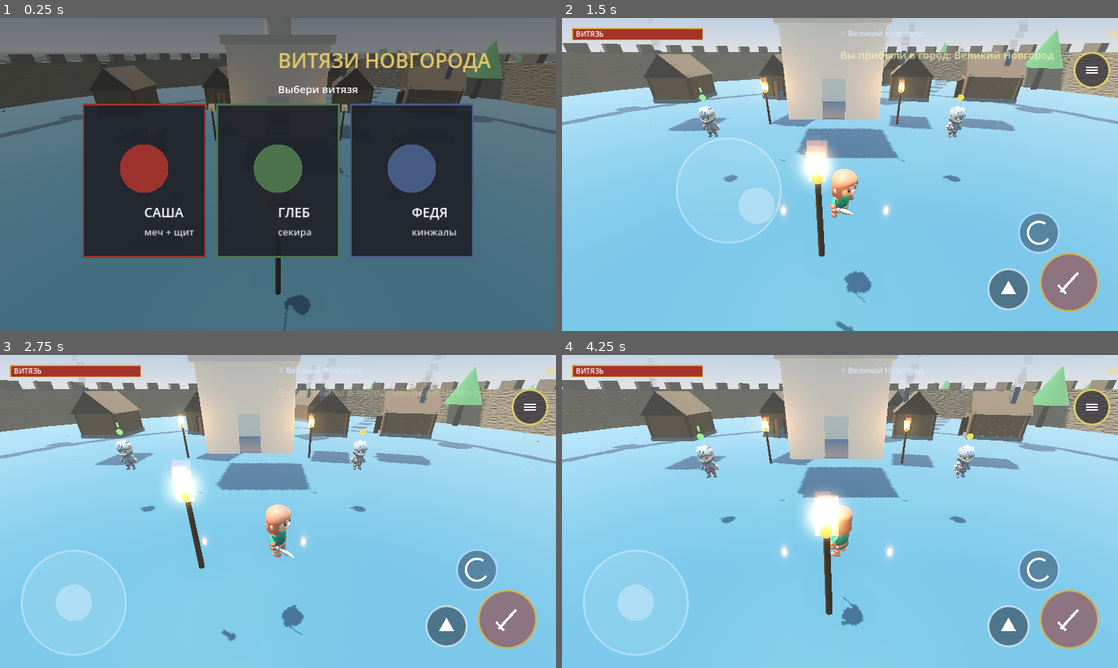
Above: before the commit, frames 1-4 (two rows, left to right).
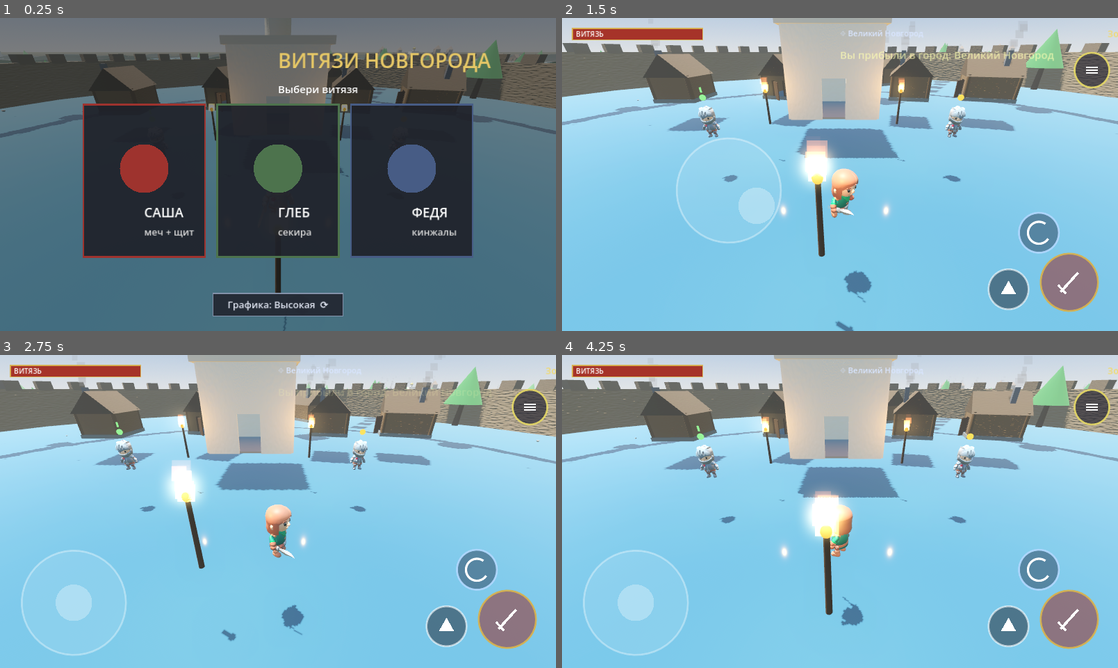
Above: after the commit, the same moments.

Repository: crucian1812-a11y/ar
Game: Godot game, scene res://Main.tscn
Same seed, same stepped clock (60 frames per second), same inputs: the game is played once before the commit and once after it.
Inputs (mouse positions are in pixels of both pictures, inside the frame that each line leads up to):
- Up to frame 1 (0.25 s): no input
- Up to frame 2 (1.5 s): move the mouse to (962, 158) at 0.52 s; click (962, 158) at 0.67 s; drag from (728, 190) to (812, 237) at 1.27 s
- Up to frame 3 (2.75 s): move the mouse to (333, 442) at 2.02 s; click (333, 442) at 2.17 s
- Up to frame 4 (4.25 s): drag from (812, 574) to (673, 464) at 2.77 s; move the mouse to (1006, 558) at 3.52 s; click (1006, 558) at 3.67 s

The runs differ from the first frame. In frame 1, 1.9% of the frame differs, in the area x 0-100%, y 5-96%; in frame 2, 0.7%; in frame 3, 0.7%; in frame 4, 0.7%.

Commit message:
vityazi3d: richer audio (buses, footsteps, adaptive music) and a graphics quality toggle
Audio:
- Master -> Music/Sfx buses with a light reverb send on Sfx for a sense
  of space.
- Surface-aware footsteps (grass/stone/dirt) timed to the run cadence.
- Adaptive music: calm exploration, tense combat, and war-drum horde
  themes cross-fade by situation (near enemies -> combat, near
  Сарай-Бату -> horde).

Performance / quality:
- Graphics toggle on the menu (Высокая/Низкая), persisted to
  user://settings.cfg. Low drops 3D render scale to 0.7, disables MSAA,
  glow and sun shadows — the main FPS lever for weak GPUs like the
  Adreno 610 (Redmi Pad SE). High uses full scale, 2x MSAA, glow, shadows.

Co-Authored-By: Claude Opus 4.8 <noreply@anthropic.com>
Claude-Session: https://claude.ai/code/session_01Ybzc4D61QXnypTQH2Ro8uP

Diff:
--- a/vityazi3d/Main.gd
+++ b/vityazi3d/Main.gd
@@ -61,6 +61,11 @@
 var boss_defeated := false
 var near_npc = null
 var current_region := ""
+var mood_t := 0.0
+
+# video quality (render scale etc.), persisted to user://settings.cfg
+const SETTINGS_PATH := "user://settings.cfg"
+var quality := "high"
 
 # day/night
 var sky_mat: ProceduralSkyMaterial
@@ -119,11 +124,45 @@
 	_build_saray_structures()
 	_spawn_player()
 	_setup_ui()
+	_load_settings()
+	_apply_quality()
 	state = "menu"
 	controls.state = 0
 
 	if "--selftest" in OS.get_cmdline_user_args():
 		_run_selftest()
+
+func _load_settings() -> void:
+	var cf := ConfigFile.new()
+	if cf.load(SETTINGS_PATH) == OK:
+		quality = str(cf.get_value("video", "quality", "high"))
+
+func _save_settings() -> void:
+	var cf := ConfigFile.new()
+	cf.set_value("video", "quality", quality)
+	cf.save(SETTINGS_PATH)
+
+func _apply_quality() -> void:
+	var vp := get_viewport()
+	if quality == "low":
+		vp.scaling_3d_mode = Viewport.SCALING_3D_MODE_BILINEAR
+		vp.scaling_3d_scale = 0.7
+		vp.msaa_3d = Viewport.MSAA_DISABLED
+		if env: env.glow_enabled = false
+		if sun: sun.shadow_enabled = false
+	else:
+		vp.scaling_3d_mode = Viewport.SCALING_3D_MODE_BILINEAR
+		vp.scaling_3d_scale = 1.0
+		vp.msaa_3d = Viewport.MSAA_2X
+		if env: env.glow_enabled = true
+		if sun: sun.shadow_enabled = true
+	if controls:
+		controls.quality_label = "Графика: " + ("Низкая" if quality == "low" else "Высокая")
+
+func toggle_quality() -> void:
+	quality = "high" if quality == "low" else "low"
+	_apply_quality()
+	_save_settings()
 
 func _build_flat_zones() -> void:
 	flat_zones.clear()
@@ -1040,6 +1079,8 @@
 	pickups_base = 0
 	state = "play"
 	controls.state = 1
+	mood_t = 0.0
+	Sfx.set_mood("calm")
 	_rebuild_saray_barrier()
 	_spawn_world_enemies()
 	_spawn_pickups()
@@ -1215,6 +1256,8 @@
 
 	match state:
 		"menu":
+			if controls.consume_quality():
+				toggle_quality()
 			var c: int = controls.consume_chosen()
 			if c >= 0:
 				start_game(c)
@@ -1222,6 +1265,7 @@
 			_update_interaction()
 			_update_region()
 			_update_saray()
+			_update_mood(delta)
 			if player.hp <= 0.0:
 				_game_over()
 				return
@@ -1287,6 +1331,32 @@
 			show_toast("Вы прибыли в город: " + rname)
 	controls.region = current_region
 
+func surface_at(pos: Vector3) -> String:
+	for c in cities:
+		if Vector2(pos.x - c["pos"].x, pos.z - c["pos"].z).length() < 42.0:
+			return "stone"
+	for vc in village_centers:
+		if Vector2(pos.x - vc.x, pos.z - vc.z).length() < 14.0:
+			return "dirt"
+	if Vector2(pos.x - SARAY_POS.x, pos.z - SARAY_POS.z).length() < 45.0:
+		return "dirt"
+	return "grass"
+
+func _update_mood(delta: float) -> void:
+	mood_t -= delta
+	if mood_t > 0.0:
+		return
+	mood_t = 0.3
+	var mood := "calm"
+	if player.global_position.distance_to(SARAY_POS) < 115.0:
+		mood = "horde"
+	else:
+		for e in get_tree().get_nodes_in_group("enemy"):
+			if e.global_position.distance_to(player.global_position) < 26.0:
+				mood = "combat"
+				break
+	Sfx.set_mood(mood)
+
 func _update_saray() -> void:
 	if saray_unlocked:
 		return
--- a/vityazi3d/Player.gd
+++ b/vityazi3d/Player.gd
@@ -80,6 +80,7 @@
 var attack_cd := 0.0
 var anim_lock := 0.0
 var hurt_t := 0.0
+var step_t := 0.0
 
 const HIDE_KEYS := ["Sword", "Axe", "Shield", "Crossbow", "Knife", "Throwable",
 	"Mug", "Offhand", "Badge", "Spike", "Rectangle", "Round", "Bow", "Cape"]
@@ -360,6 +361,17 @@
 	move_and_slide()
 	if dust:
 		dust.emitting = (moving or dodge_t > 0.0) and is_on_floor()
+	# footsteps timed to the run cadence
+	if moving and is_on_floor() and dodge_t <= 0.0:
+		step_t -= delta
+		if step_t <= 0.0:
+			step_t = 0.34
+			var surf := "grass"
+			if main and main.has_method("surface_at"):
+				surf = main.surface_at(global_position)
+			Sfx.step(surf)
+	else:
+		step_t = 0.0
 	_update_anim(moving)
 	_update_camera()
 
--- a/vityazi3d/Sound.gd
+++ b/vityazi3d/Sound.gd
@@ -5,7 +5,17 @@
 
 var _players: Array[AudioStreamPlayer] = []
 var _next := 0
-var _music: AudioStreamPlayer
+
+# adaptive music: two players cross-faded between mood themes
+var _music_a: AudioStreamPlayer
+var _music_b: AudioStreamPlayer
+var _music_on_a := true
+var _mood := "calm"
+var _theme_calm: AudioStreamWAV
+var _theme_combat: AudioStreamWAV
+var _theme_horde: AudioStreamWAV
+const MUSIC_DB := -13.0
+var _fade := 1.0          # 0..1 crossfade progress
 
 var _swing: AudioStreamWAV
 var _hit: AudioStreamWAV
@@ -16,17 +26,19 @@
 var _buy: AudioStreamWAV
 var _quest: AudioStreamWAV
 var _bow: AudioStreamWAV
+var _step_grass: AudioStreamWAV
+var _step_stone: AudioStreamWAV
+var _step_dirt: AudioStreamWAV
 
 func _ready() -> void:
-	for i in range(8):
+	_setup_buses()
+	for i in range(10):
 		var p := AudioStreamPlayer.new()
-		p.bus = "Master"
+		p.bus = "Sfx"
 		add_child(p)
 		_players.append(p)
-	_music = AudioStreamPlayer.new()
-	_music.bus = "Master"
-	_music.volume_db = -13.0
-	add_child(_music)
+	_music_a = AudioStreamPlayer.new(); _music_a.bus = "Music"; add_child(_music_a)
+	_music_b = AudioStreamPlayer.new(); _music_b.bus = "Music"; add_child(_music_b)
 
 	_swing = _whoosh(0.16, 1700.0, 700.0, 0.32)
 	_hit = _clang(0.22, 0.6)
@@ -37,9 +49,34 @@
 	_buy = _chime([523.0, 659.0, 784.0], 0.10, 0.5)
 	_quest = _chime([523.0, 659.0, 784.0, 1047.0], 0.14, 0.6)
 	_bow = _twang(0.26, 0.5)
-
-	_music.stream = _make_music()
-	_music.play()
+	_step_grass = _footstep(0.10, 0.32, 1900.0)
+	_step_stone = _footstep(0.08, 0.5, 3200.0)
+	_step_dirt = _footstep(0.11, 0.28, 1300.0)
+
+	_theme_calm = _make_music()
+	_theme_combat = _make_combat()
+	_theme_horde = _make_horde()
+
+	_music_a.stream = _theme_calm
+	_music_a.volume_db = MUSIC_DB
+	_music_a.play()
+	_music_b.volume_db = -60.0
+	set_process(true)
+
+func _setup_buses() -> void:
+	# Master(0) + Music(1) + Sfx(2)
+	AudioServer.set_bus_count(3)
+	AudioServer.set_bus_name(1, "Music")
+	AudioServer.set_bus_send(1, "Master")
+	AudioServer.set_bus_name(2, "Sfx")
+	AudioServer.set_bus_send(2, "Master")
+	# light room reverb on the SFX bus for a sense of space
+	var rv := AudioEffectReverb.new()
+	rv.room_size = 0.5
+	rv.wet = 0.10
+	rv.dry = 0.92
+	rv.spread = 0.6
+	AudioServer.add_bus_effect(2, rv)
 
 func swing() -> void: _play(_swing)
 func hit() -> void: _play(_hit)
@@ -50,6 +87,36 @@
 func buy() -> void: _play(_buy)
 func quest() -> void: _play(_quest)
 func bow() -> void: _play(_bow)
+
+func step(surface: String) -> void:
+	match surface:
+		"stone": _play(_step_stone)
+		"dirt": _play(_step_dirt)
+		_: _play(_step_grass)
+
+# called by Main: "calm" / "combat" / "horde"
+func set_mood(m: String) -> void:
+	if m == _mood:
+		return
+	_mood = m
+	var theme := _theme_calm
+	if m == "combat": theme = _theme_combat
+	elif m == "horde": theme = _theme_horde
+	# bring in the idle player with the new theme, fade across
+	var incoming := _music_b if _music_on_a else _music_a
+	incoming.stream = theme
+	incoming.volume_db = -60.0
+	incoming.play()
+	_music_on_a = not _music_on_a
+	_fade = 0.0
+
+func _process(delta: float) -> void:
+	if _fade < 1.0:
+		_fade = minf(1.0, _fade + delta * 0.8)
+		var hi := _music_a if _music_on_a else _music_b
+		var lo := _music_b if _music_on_a else _music_a
+		hi.volume_db = lerp(-60.0, MUSIC_DB, _fade)
+		lo.volume_db = lerp(MUSIC_DB, -60.0, _fade)
 
 func _play(s: AudioStreamWAV) -> void:
 	if s == null:
@@ -178,3 +245,65 @@
 			var fifth := sin(TAU * f * 1.5 * (float(i) / RATE)) * 0.08
 			_put(data, idx, mel * env * 0.45 + bassv + fifth * env)
 	return _wav(data, true, n)
+
+# footstep: short low thud + surface-coloured noise burst
+func _footstep(dur: float, vol: float, cutoff: float) -> AudioStreamWAV:
+	var n := int(RATE * dur)
+	var data := _buf(n)
+	var prev := 0.0
+	var a := clampf(cutoff / RATE, 0.05, 0.95)
+	for i in range(n):
+		var t := float(i) / n
+		var env: float = exp(-t * 16.0)
+		var thud := sin(TAU * 95.0 * (float(i) / RATE)) * exp(-t * 22.0)
+		# one-pole low-passed noise gives a soft "crunch" tuned by cutoff
+		var nz := randf() * 2.0 - 1.0
+		prev = prev + a * (nz - prev)
+		_put(data, i, (thud * 0.6 + prev * 0.7) * env * vol)
+	return _wav(data, false, n)
+
+# tense combat theme: faster minor ostinato + driving low pulse
+func _make_combat() -> AudioStreamWAV:
+	var scale := [220.0, 261.6, 293.7, 311.1, 349.2, 392.0, 415.3]   # A minor-ish
+	var seq := [0, 4, 3, 4, 5, 4, 3, 1, 0, 3, 4, 6, 5, 4, 3, 4]
+	var bass := [110.0, 110.0, 110.0, 98.0, 116.5, 116.5, 98.0, 87.3]
+	var note := 0.34
+	var per := int(RATE * note)
+	var n := per * seq.size()
+	var data := _buf(n)
+	for k in range(seq.size()):
+		var f: float = scale[seq[k]]
+		var bf: float = bass[k % bass.size()]
+		for i in range(per):
+			var t := float(i) / per
+			var env := sin(PI * clampf(t * 1.4, 0.0, 1.0)) * 0.5
+			var mel := sin(TAU * f * (float(i) / RATE)) + sin(TAU * f * 2.0 * (float(i) / RATE)) * 0.3
+			var idx := k * per + i
+			# pulsing bass eighth-notes
+			var pulse: float = 1.0 if fmod(t, 0.5) < 0.25 else 0.5
+			var bassv := sin(TAU * bf * (float(idx) / RATE)) * 0.22 * pulse
+			_put(data, idx, mel * env * 0.4 + bassv)
+	return _wav(data, true, n)
+
+# war-drums theme for the horde capital: tom pattern + ominous drone
+func _make_horde() -> AudioStreamWAV:
+	var note := 0.30
+	var per := int(RATE * note)
+	var pattern := [1.0, 0.0, 0.6, 0.0, 1.0, 0.4, 0.7, 0.0, 1.0, 0.0, 0.6, 0.4, 1.0, 0.7, 0.5, 0.3]
+	var n := per * pattern.size()
+	var data := _buf(n)
+	var drone := 65.4   # low C
+	for k in range(pattern.size()):
+		var hit: float = pattern[k]
+		for i in range(per):
+			var t := float(i) / per
+			var idx := k * per + i
+			# continuous ominous drone + its fifth
+			var dr := sin(TAU * drone * (float(idx) / RATE)) * 0.16 + sin(TAU * drone * 1.5 * (float(idx) / RATE)) * 0.07
+			# drum hit: pitch-dropping tom + noise transient
+			var denv: float = exp(-t * 9.0) * hit
+			var pitch: float = lerp(170.0, 70.0, clampf(t * 4.0, 0.0, 1.0))
+			var tom := sin(TAU * pitch * (float(i) / RATE))
+			var transient := (randf() * 2.0 - 1.0) * exp(-t * 45.0) * 0.5
+			_put(data, idx, dr + (tom * 0.7 + transient) * denv * 0.5)
+	return _wav(data, true, n)
--- a/vityazi3d/TouchControls.gd
+++ b/vityazi3d/TouchControls.gd
@@ -10,6 +10,8 @@
 
 var chosen := -1
 var restart := false
+var quality_label := "Графика: Высокая"
+var _quality := false
 var _interact := false
 var _buy := -1
 var _close := false
@@ -74,6 +76,8 @@
 	var l := look_dx; look_dx = 0.0; return l
 func consume_chosen() -> int:
 	var c := chosen; chosen = -1; return c
+func consume_quality() -> bool:
+	var q := _quality; _quality = false; return q
 func consume_restart() -> bool:
 	var r := restart; restart = false; return r
 func consume_interact() -> bool:
@@ -142,6 +146,10 @@
 	var total := 3.0 * w + 2.0 * gap
 	var x0 := (v.x - total) * 0.5
 	return Rect2(x0 + i * (w + gap), v.y * 0.52 - h * 0.5, w, h)
+
+func _quality_btn() -> Rect2:
+	var v := _vp()
+	return Rect2(v.x * 0.5 - 150.0, v.y * 0.88, 300.0, 52.0)
 
 func _shop_panel() -> Rect2:
 	var v := _vp()
@@ -221,6 +229,9 @@
 	return e.position
 
 func _menu_tap(p: Vector2) -> void:
+	if _quality_btn().has_point(p):
+		_quality = true
+		return
 	for i in range(3):
 		if _char_rect(i).has_point(p):
 			chosen = i
@@ -469,6 +480,12 @@
 		if font:
 			draw_string(font, Vector2(cx, r.position.y + r.size.y * 0.74), CHARS[i][0], HORIZONTAL_ALIGNMENT_CENTER, -1, 30, Color.WHITE)
 			draw_string(font, Vector2(cx, r.position.y + r.size.y * 0.86), CHARS[i][1], HORIZONTAL_ALIGNMENT_CENTER, -1, 22, Color(0.85, 0.85, 0.85))
+	# graphics quality toggle
+	var qb := _quality_btn()
+	draw_rect(qb, Color(0.14, 0.16, 0.20, 0.95))
+	draw_rect(qb, Color(0.55, 0.6, 0.7, 0.9), false, 2.0)
+	if font:
+		draw_string(font, Vector2(qb.position.x, qb.position.y + 34), quality_label + "  ⟳", HORIZONTAL_ALIGNMENT_CENTER, qb.size.x, 22, Color(0.88, 0.9, 0.95))
 
 func _draw_end(title: String, col: Color) -> void:
 	var v := _vp()
